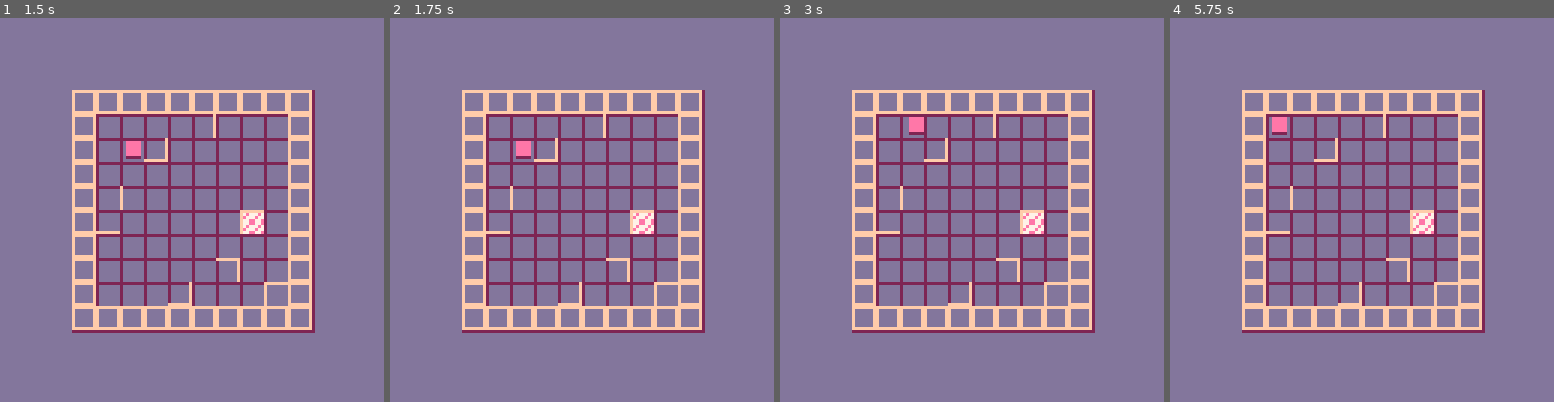
Above: before the commit, frames 1-4 (left to right).
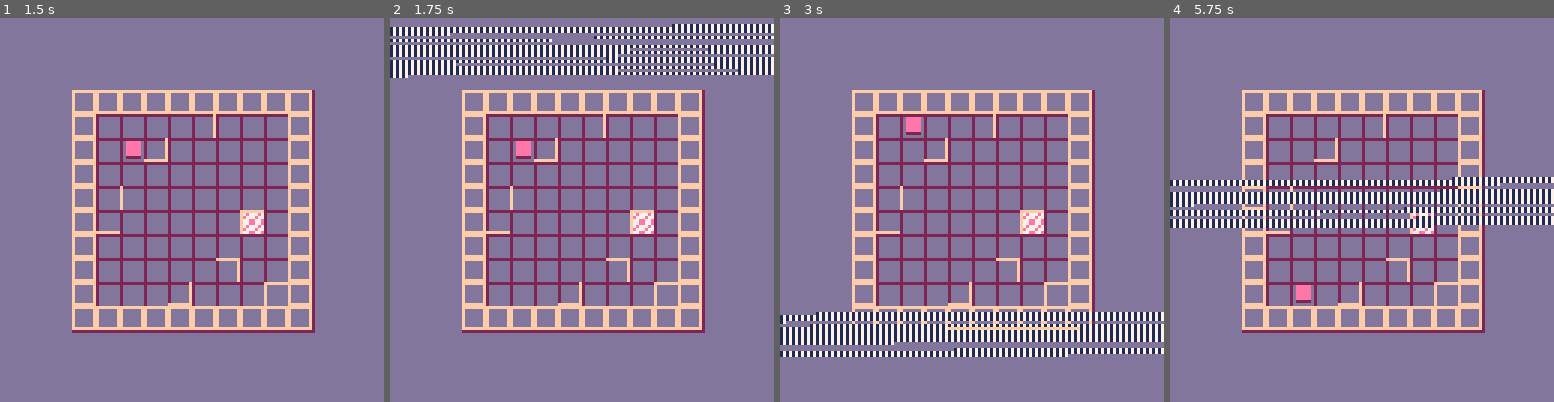
Above: after the commit, the same moments.

Repository: danslocombe/ld45
Game: PICO-8 cartridge robots.p8
Same seed, same stepped clock (60 frames per second), same inputs: the game is played once before the commit and once after it.
Inputs:
- Up to frame 1 (1.5 s): tap X (X key) at 0.33, 1.07 s; tap O (Z key) at 0.7 s
- Up to frame 2 (1.75 s): hold Right from 1.6 s (still down); tap O (Z key) at 1.7 s
- Up to frame 3 (3 s): tap X (X key) at 1.85, 2.97 s; release Right at 2.1 s; tap O (Z key) at 2.1, 2.5, 2.9 s; hold Up 2.15-2.42 s; hold Right from 2.47 s (still down)
- Up to frame 4 (5.75 s): release Right at 3.03 s; hold Left 3.08-3.58 s; tap O (Z key) every 0.4 s from 3.3 to 5.7 s; hold Down 3.63-3.97 s; hold Right 4.02-4.68 s; tap X (X key) at 4.08, 5.2 s; hold Up 4.73-5.03 s; hold Left 5.08-5.68 s; hold Down from 5.73 s (still down)

Frame 1 is identical in both runs. In frame 2, 8.8% of the frame differs, in the area x 0-100%, y 1-16%; in frame 3, 8.7%; in frame 4, 9.1%, in the area x 0-100%, y 25-75%.

Commit message:
Rewind effects

Diff:
--- a/robots.p8
+++ b/robots.p8
@@ -88,6 +88,8 @@
   animating = false
   animation_obj = {}
   should_gotonext = false
+  rewind_t = 0
+  rewind_t_max = 6
 end
 
 function _init()
@@ -106,6 +108,9 @@
   --end
 
   t += 1
+  if rewind_t > 0 then
+    rewind_t -= 1
+  end
 
   for i,o in pairs(drawables) do
     o.tick(o)
@@ -155,6 +160,7 @@
     if #history > 0 then
       cur_state = history[#history]
       del(history, cur_state)
+      rewind_t = rewind_t_max
     end
   elseif btnp(5) then
     local prev_selected = selected_rid
@@ -163,7 +169,7 @@
     add(drawables, create_select_anim(prev_selected, selected_rid, cur_state))
   end
 
-  if ndir != none then
+  if ndir != none and rewind_t <= 0 then
     -- setup next move --
 
     local old_state = cur_state
@@ -407,6 +413,10 @@
   if shake_t > 0 then
     dump_noise(shake_t / shake_t_max)
   end
+
+  if rewind_t > 0 then
+    dump_rewind_noise()
+  end
 end
 
 function draw_robots(xoffset, yoffset, scale, state)
@@ -489,8 +499,23 @@
   for i=1,mag * 30 do
     local len = 50 + rnd(100)
     local pos = rnd(screen_size) + screen_start
-    len = min(len, screen_start + screen_size)
+    len = min(len, screen_start + screen_size - pos)
     memset(pos, rnd(64), len)
+  end
+end
+
+function dump_rewind_noise()
+  local screen_start = 0x6000
+  local screen_size = 8000
+  local bar_size = 1000
+  local bar_start_frac = t / 100 % 1
+  local top_start = screen_start + screen_size * bar_start_frac
+  local top_end = top_start + bar_size
+  for i=1,10 do
+    local len = 50 + rnd(100)
+    local pos = rnd(bar_size) + top_start
+    len = min(len, screen_start + screen_size - pos)
+    memset(pos, 6001.44444, len)
   end
 end
 
Not shown, added: .gitignore
